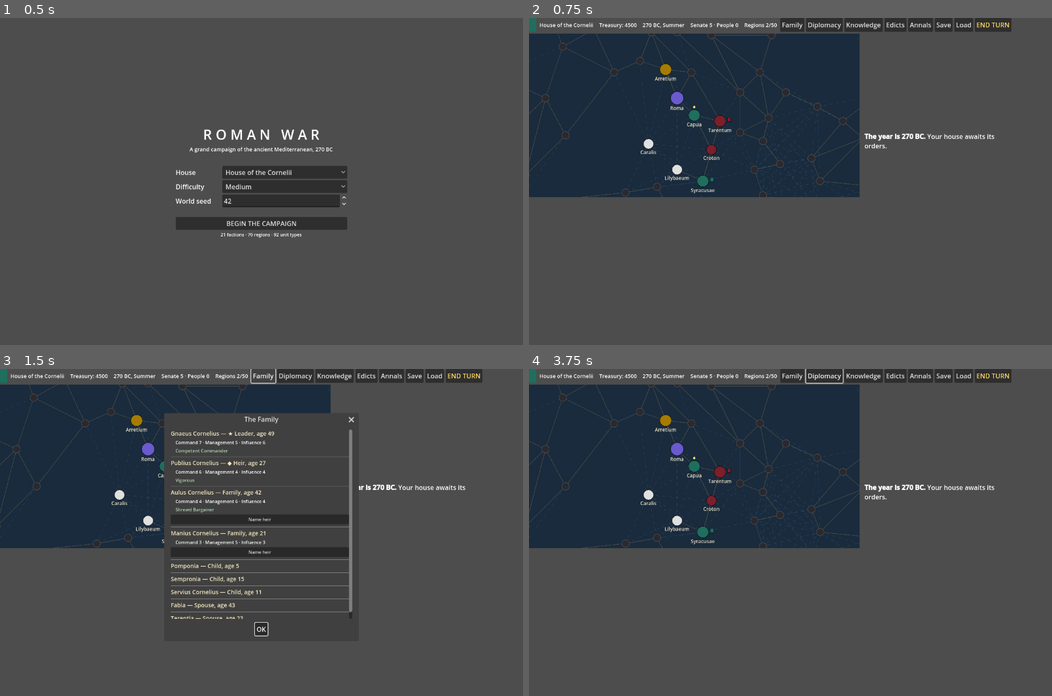
Above: before the commit, frames 1-4 (two rows, left to right).
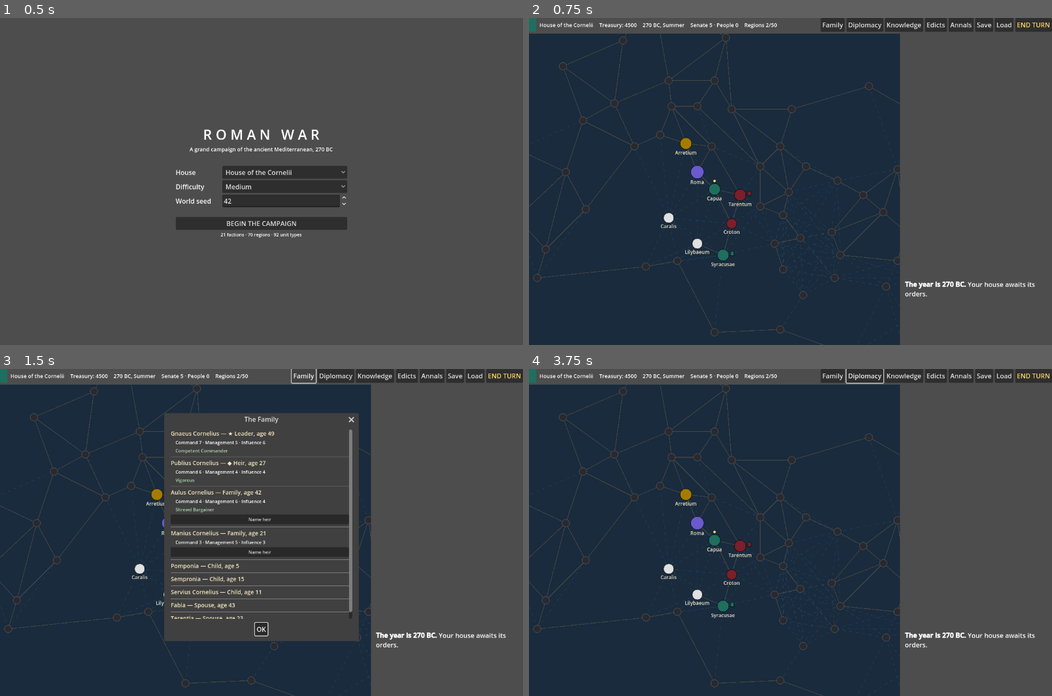
Above: after the commit, the same moments.

Repository: zhynek/Roman-War
Game: Godot game, scene res://src/ui/main.tscn
Two runs of this game, one before a commit and one after it. Both use one fixed random seed, a clock stepped at 60 frames per second and the inputs below.
Inputs:
- Up to frame 1 (0.5 s): no input
- Up to frame 2 (0.75 s): click "BEGIN THE CAMPAIGN" at 0.5 s
- Up to frame 3 (1.5 s): click "Family" at 1.25 s
- Up to frame 4 (3.75 s): click "OK" at 2 s; click "Diplomacy" at 2.75 s; click "OK" at 3.5 s

Frame 1 is identical in both runs. In frame 2, 39% of the frame differs, in the area x 0-100%, y 0-100%; in frame 3, 25%; in frame 4, 39%.

Commit message:
Fix the campaign screen never filling its window; rewrite the handoff
set_anchors_preset PRESERVES a control's current rect, so the freshly built
(0x0) CampaignScreen anchored full-rect with offsets of (0, 0, -width,
-height): it rendered at its minimum size in the top-left corner and grew
only by the DELTA of any window resize, leaving Godot's grey clear colour
across the rest of the window. set_anchors_and_offsets_preset is the
size-changing variant. Proven with an in-engine probe (screen 0x0 -> equal
to the window at both 64x64 and 1920x1080) and pinned by
test_campaign_screen_fills_its_window. 179 tests green.

CLAUDE.md — auto-loaded into every session — said nothing about the Deep
Strategy layer. It now carries the four effect accessors and their hot-path
discipline, the additive save-compat rule (including the every-creation-site
clause), the chronicle choke-point rule, the stale-class-cache trap, and the
historical_basis requirement.

HANDOFF.md rewritten against a fresh-eyes audit that verified every claim:
corrected the test count (176 -> 179, stale since the review round), replaced
an unreproducible '235 ms' with the real picture (the harness prints the
figure only on failure; 240-265 ms measured, ~5% of headroom), fixed the
install block (godot was never put on PATH, so every command in the doc
failed as written), and noted CI runs the same gates. New: a start-here
section on the state of play, a map of the codebase (modules, panel ->
facade methods, what each test file covers), and a playtest-triage section
built on the discovery that the seed is NEVER persisted — ask for the save
file, whose path is now documented. Known gaps corrected against the code.

Diff:
--- a/src/ui/campaign_screen.gd
+++ b/src/ui/campaign_screen.gd
@@ -31,9 +31,13 @@
 
 
 func _ready() -> void:
-	set_anchors_preset(Control.PRESET_FULL_RECT)
+	# set_anchors_AND_OFFSETS_preset, not set_anchors_preset: the latter keeps
+	# the control's current rect (0x0 for a freshly built Control), so the whole
+	# screen would render at its minimum size in the top-left corner and grow
+	# only by the DELTA of a window resize. Verified in-engine.
+	set_anchors_and_offsets_preset(Control.PRESET_FULL_RECT)
 	var root := VBoxContainer.new()
-	root.set_anchors_preset(Control.PRESET_FULL_RECT)
+	root.set_anchors_and_offsets_preset(Control.PRESET_FULL_RECT)
 	add_child(root)
 
 	root.add_child(_build_top_bar())
--- a/tests/test_ui_smoke.gd
+++ b/tests/test_ui_smoke.gd
@@ -300,3 +300,26 @@
 		t.check_eq(campaign.game.state["player_faction"], menu._faction_ids[1],
 			"the house that was picked is the house that is played")
 	menu.free()
+
+
+func test_campaign_screen_fills_its_window(t) -> void:
+	## Regression: `set_anchors_preset` KEEPS the control's current rect, so a
+	## freshly built (0x0) CampaignScreen stayed 0x0 and rendered at its minimum
+	## size in the top-left corner, growing only by the delta of a window
+	## resize. The whole screen must anchor full-rect AND zero its offsets.
+	var tree := Engine.get_main_loop() as SceneTree
+	var game := Game.new_campaign("julii", 11)
+	var screen := CampaignScreen.create(game)
+	tree.root.add_child(screen)
+
+	t.check_near(screen.anchor_left, 0.0, 0.001, "anchored to the left edge")
+	t.check_near(screen.anchor_top, 0.0, 0.001, "and the top")
+	t.check_near(screen.anchor_right, 1.0, 0.001, "stretched to the right edge")
+	t.check_near(screen.anchor_bottom, 1.0, 0.001, "and the bottom")
+	# The offsets are the actual bug: nonzero here means the screen renders
+	# smaller than its window by exactly that much, forever.
+	t.check_near(screen.offset_left, 0.0, 0.001, "no left inset")
+	t.check_near(screen.offset_top, 0.0, 0.001, "no top inset")
+	t.check_near(screen.offset_right, 0.0, 0.001, "no right inset — the screen fills the window")
+	t.check_near(screen.offset_bottom, 0.0, 0.001, "no bottom inset")
+	screen.free()
Not shown, changed: CLAUDE.md
Not shown, changed: docs/HANDOFF.md
